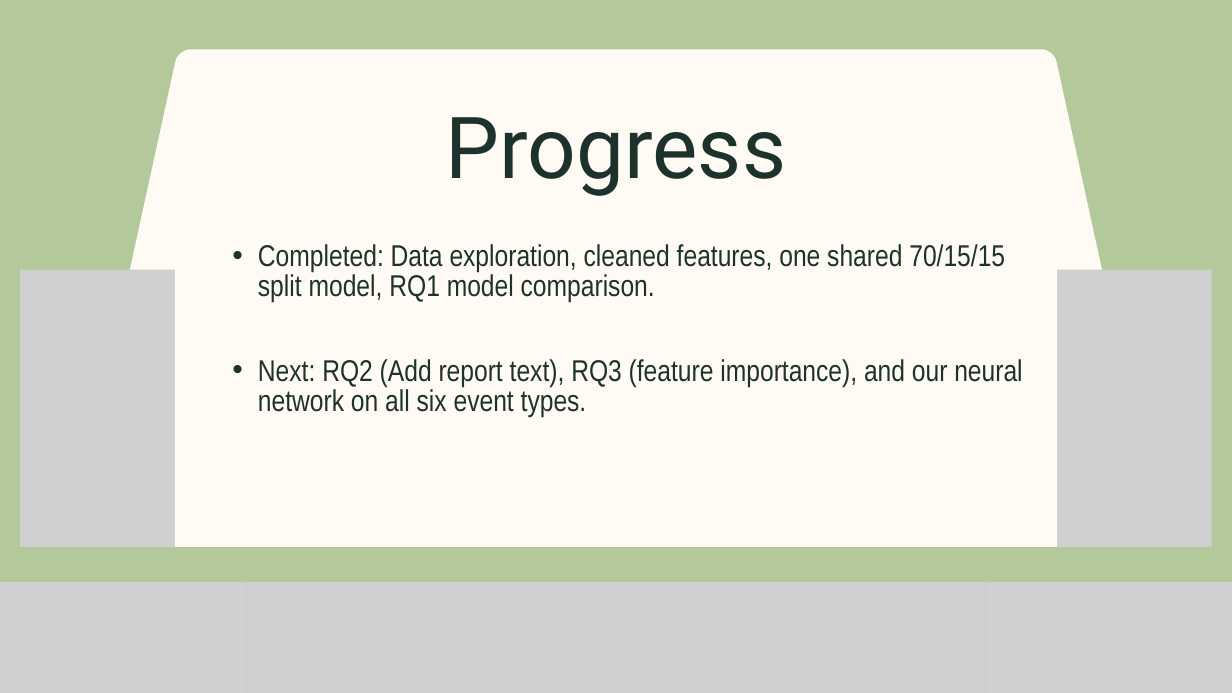
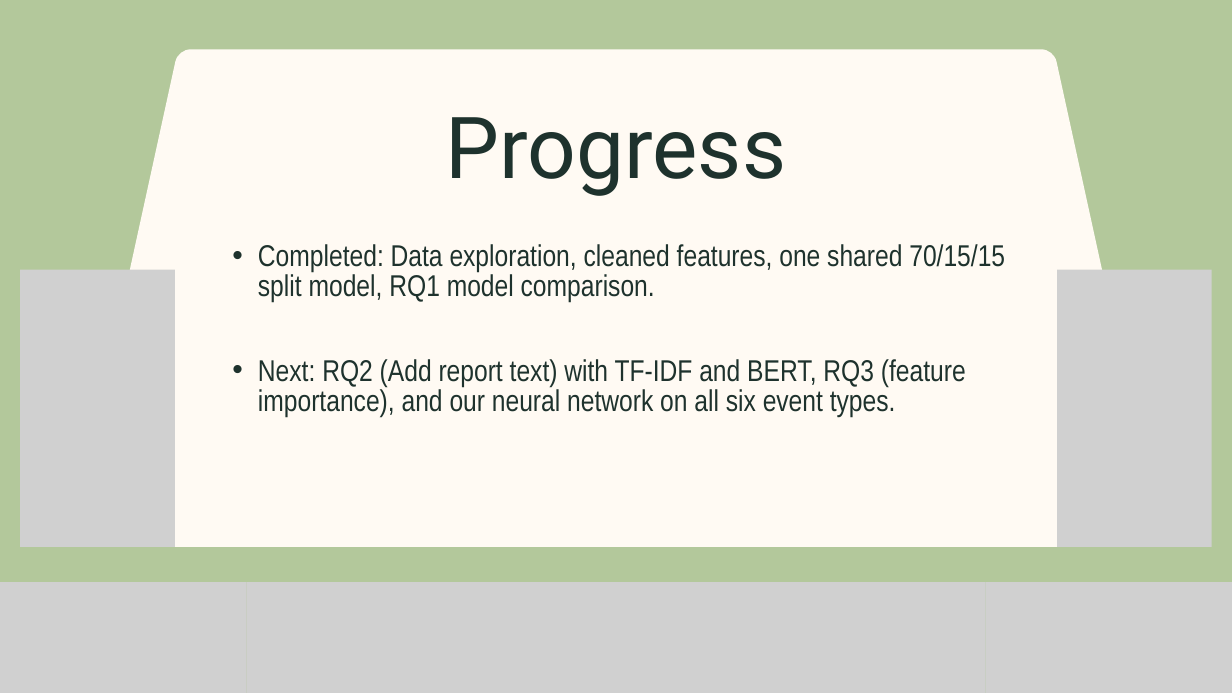
Before and after one commit to IvanIbarra18/Machine-Learning-for-Human-Factors-Analysis-in-Railway-Safery-Reports, a slide deck: slide 6 of website/Deep_Learning_Presentation_1.pptx. Drawn at 1232x693 pixels with LibreOffice and Linux fonts; fonts in the diff are those of the drawing; grey boxes stand for pictures. Boxes give left, top, right and bottom in pixels: in the first picture for what was removed or moved away, otherwise in the second. Text is boxed around its words. In the diff, an @@ line names an element or a change of style, - is before the commit and + after.

```diff
--- a/website/Deep_Learning_Presentation_1.pptx
+++ b/website/Deep_Learning_Presentation_1.pptx
@@ text at [258,359,966,417]: text changed @@
-  • Next: RQ2 (Add report text), RQ3 (feature importance), and our neural network on all six event types.
+  • Next: RQ2 (Add report text) with TF-IDF and BERT, RQ3 (feature importance), and our neural network on all six event types.
```
Also in this commit, not shown: 1 other slide changed.
